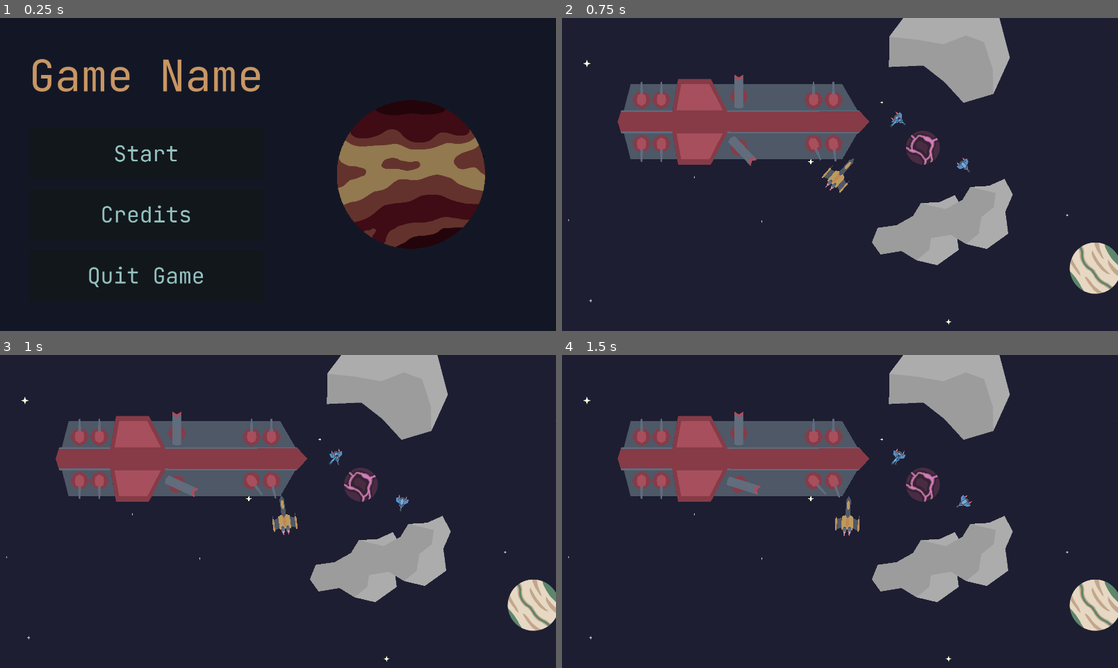
Above: before the commit, frames 1-4 (two rows, left to right).
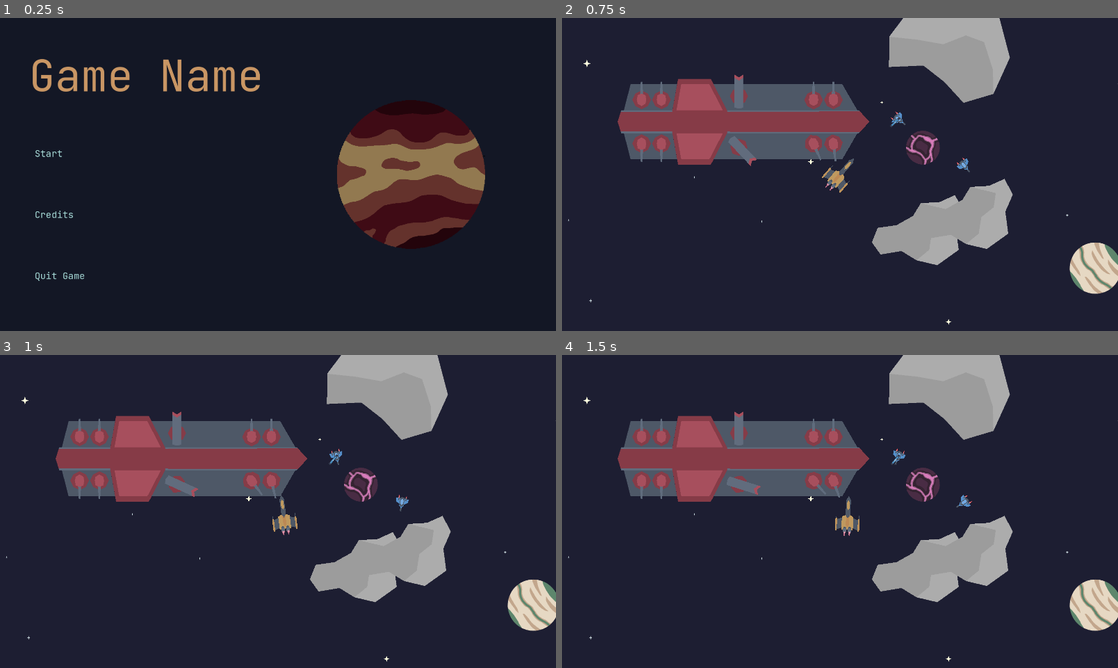
Above: after the commit, the same moments.

Repository: antax02/Ludum-Dare-58
Game: Godot game, scene res://scenes/ui/main_menu.tscn
The game is run twice, just before and just after one commit, with the same random seed, the same clock (stepped at 60 frames per second) and the same inputs. The engine's default icon, where the game draws it, is replaced by a stand-in: a white triangle on a blue panel in a dark square.
Inputs (mouse positions are in pixels of both pictures, inside the frame that each line leads up to):
- Up to frame 1 (0.25 s): no input
- Up to frame 2 (0.75 s): click "Start" at 0.5 s
- Up to frame 3 (1 s): no input
- Up to frame 4 (1.5 s): move the mouse to (962, 495) at 1.27 s; hold Space (thrust) from 1.28 s (still down); hold Right mouse button (dash) from 1.28 s (still down)

The runs differ from the first frame. In frame 1, 1.0% of the frame differs, in the area x 6-37%, y 40-86%; in frame 2, nothing differs; in frame 3, nothing differs; in frame 4, nothing differs.
Error before the commit: Compile Error: Failed to compile depended scripts. (res://scripts/ui/menu.gd:0)

Commit message:
Add global button styler and main menu scene
Introduced a reusable button styling script at scripts/global/button_styler.gd and updated autoload path in project.godot. Added main menu scene files with UI layout and button connections. This improves UI consistency and centralizes button styling logic.

Diff:
--- a/project.godot
+++ b/project.godot
@@ -18,8 +18,8 @@
 [autoload]
 
 MoneyManager="*res://scripts/global/money_manager.gd"
-ButtonStyler="*res://scripts/button_styler.gd"
 LevelManager="*res://scripts/global/level_manager.gd"
+ButtonStyler="*res://scripts/global/button_styler.gd"
 
 [display]
 
--- /dev/null
+++ b/scripts/global/button_styler.gd
@@ -0,0 +1,58 @@
+extends Node
+
+const BUTTON_FONT_SIZE = 32
+const BUTTON_CORNER_RADIUS = 8
+const BUTTON_PADDING = Vector4(20, 5, 20, 5)
+
+const HOVER_OFFSET = 10
+const HOVER_DURATION = 0.15
+const FADE_DURATION = 0.3
+
+const COLOR_NORMAL = Color(0, 0, 0, 0)
+const COLOR_HOVER = Color(1, 1, 1, 0.1)
+const COLOR_PRESSED = Color(1, 1, 1, 0.15)
+const FONT_COLOR = Color.WHITE
+
+func create_stylebox(bg_color: Color, corner_radius: int) -> StyleBoxFlat:
+	var stylebox = StyleBoxFlat.new()
+	stylebox.bg_color = bg_color
+
+	stylebox.border_width_left = 0
+	stylebox.border_width_top = 0
+	stylebox.border_width_right = 0
+	stylebox.border_width_bottom = 0
+
+	stylebox.corner_radius_top_left = corner_radius
+	stylebox.corner_radius_top_right = corner_radius
+	stylebox.corner_radius_bottom_left = corner_radius
+	stylebox.corner_radius_bottom_right = corner_radius
+
+	stylebox.content_margin_left = BUTTON_PADDING.x
+	stylebox.content_margin_top = BUTTON_PADDING.y
+	stylebox.content_margin_right = BUTTON_PADDING.z
+	stylebox.content_margin_bottom = BUTTON_PADDING.w
+
+	return stylebox
+
+
+func apply_button_style(button: Button, alignment: HorizontalAlignment = HORIZONTAL_ALIGNMENT_CENTER) -> void:
+	var stylebox_normal = create_stylebox(COLOR_NORMAL, 0)
+	var stylebox_hover = create_stylebox(COLOR_HOVER, BUTTON_CORNER_RADIUS)
+	var stylebox_pressed = create_stylebox(COLOR_PRESSED, BUTTON_CORNER_RADIUS)
+
+	button.add_theme_stylebox_override("normal", stylebox_normal)
+	button.add_theme_stylebox_override("hover", stylebox_hover)
+	button.add_theme_stylebox_override("pressed", stylebox_pressed)
+	button.add_theme_stylebox_override("focus", stylebox_normal)
+
+	button.add_theme_color_override("font_color", FONT_COLOR)
+	button.add_theme_color_override("font_hover_color", FONT_COLOR)
+	button.add_theme_color_override("font_pressed_color", FONT_COLOR)
+
+	button.add_theme_font_size_override("font_size", BUTTON_FONT_SIZE)
+	button.alignment = alignment
+
+
+func apply_style_to_buttons(buttons: Array[Button], alignment: HorizontalAlignment = HORIZONTAL_ALIGNMENT_CENTER) -> void:
+	for button in buttons:
+		apply_button_style(button, alignment)
Not shown, added: scripts/global/button_styler.gd.uid
Not shown, added: scenes/ui/main_menu.tscn18803903.tmp
Not shown, added: scenes/ui/main_menu.tscn52426436.tmp
